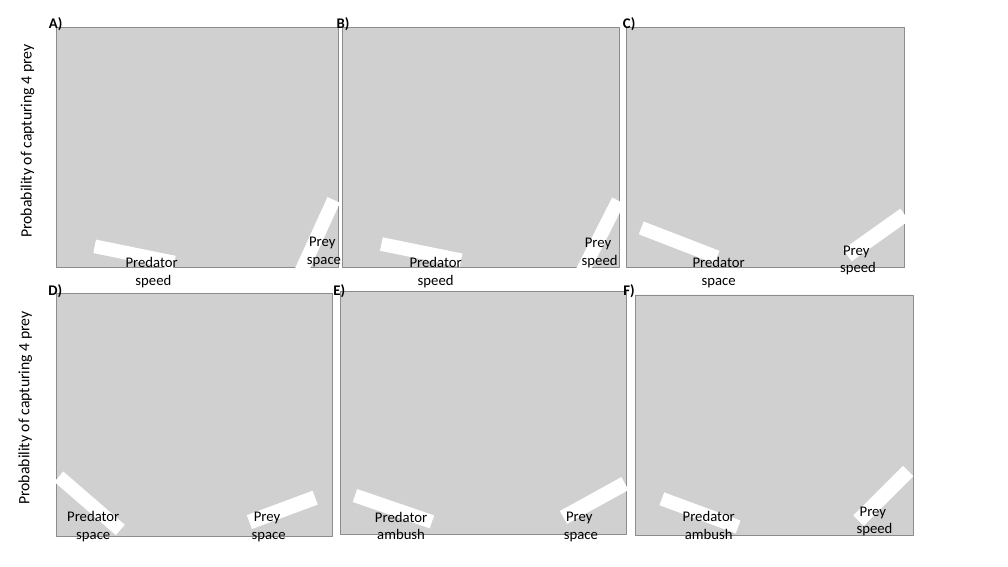
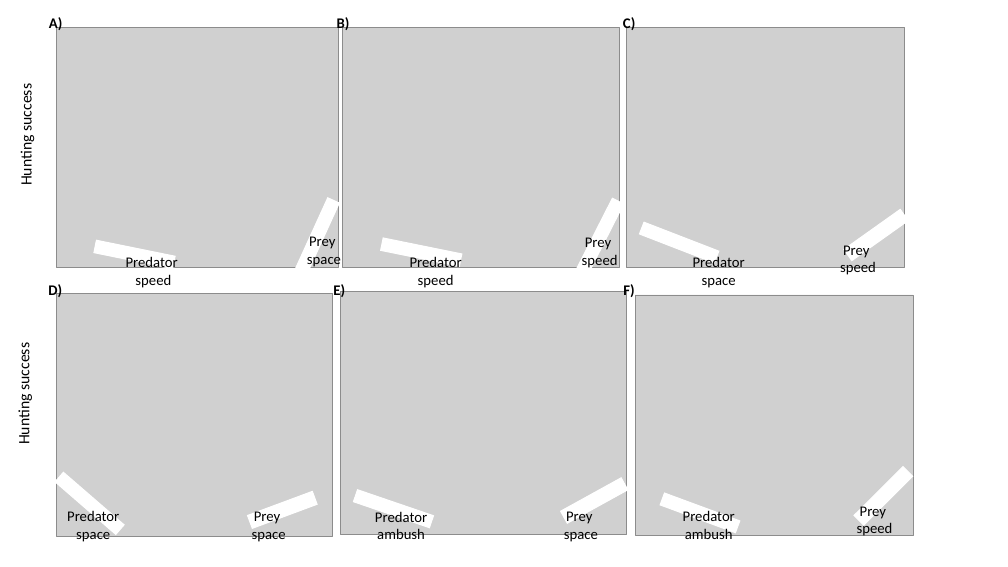
Before and after one commit to quantitative-ecologist/predator-foraging-mode-videogames, a slide deck: slide 1 of outputs/04_figure4.pptx. Drawn at 1008x567 pixels with LibreOffice and Linux fonts; fonts in the diff are those of the drawing; grey boxes stand for pictures. Boxes give left, top, right and bottom in pixels: in the first picture for what was removed or moved away, otherwise in the second. Text is boxed around its words. In the diff, an @@ line names an element or a change of style, - is before the commit and + after.

```diff
--- a/outputs/04_figure4.pptx
+++ b/outputs/04_figure4.pptx
@@ text at (17, 88, 36, 184): text changed @@
-Probability of capturing 4 prey
+Hunting success
@@ text at (14, 347, 33, 443): text changed @@
-Probability of capturing 4 prey
+Hunting success
```
Also in this commit, not shown: 1 other slide changed, 11 other files.
